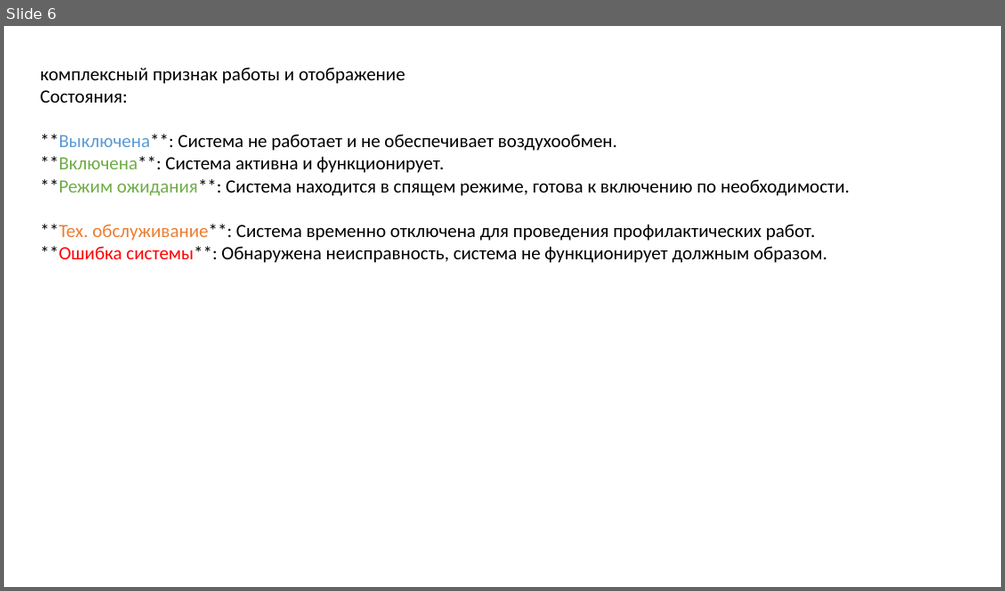
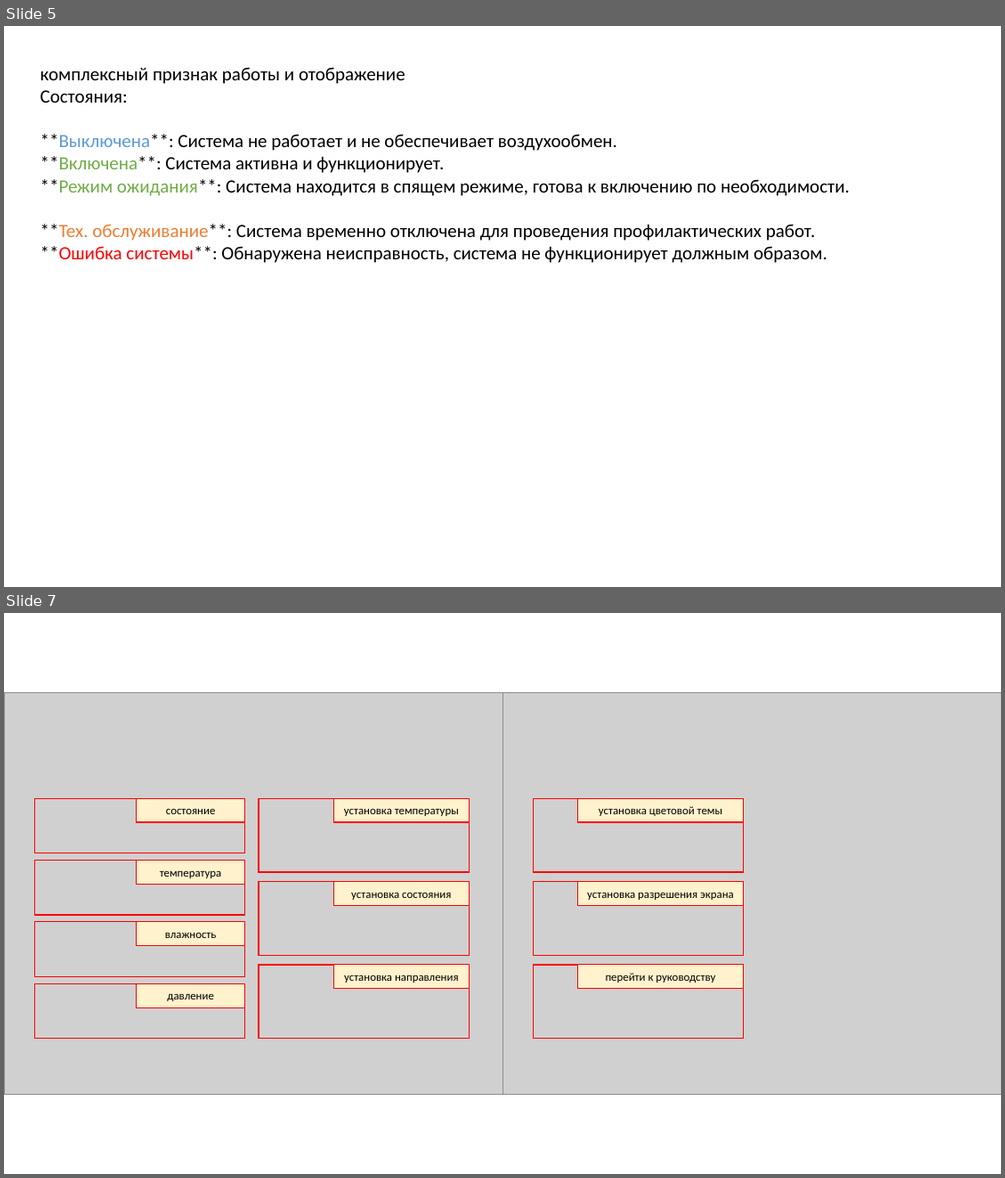
Before and after one commit to KiselkovD/test_case_air_conditioning, a slide deck: docs/sketch.pptx. Shown one above the other, each under a label of ours: slide 6 before the commit, slides 5 and 7 after it; the slides between them are not shown. The pictures are 1005x591 and 1005x1178 pixels, drawn with LibreOffice and Linux fonts; fonts in the diff are those of the drawing; grey boxes stand for pictures. Boxes give left, top, right and bottom in pixels: in the first picture for what was removed or moved away, otherwise in the second. Text is boxed around its words. In the diff, an @@ line names an element or a change of style, - is before the commit and + after.

```diff
--- a/docs/sketch.pptx
+++ b/docs/sketch.pptx
@@ slide 7 added at box(4, 613, 1001, 1174), background #FFFFFF @@
@@ picture added at box(4, 692, 502, 1094) @@
@@ picture added at box(502, 692, 1001, 1094) @@
@@ rectangle added at box(137, 798, 245, 822), fill #FFF2CC, outline #FF0000 1 pt, 11 pt, text #000000 @@
+состояние
@@ rectangle added at box(259, 798, 469, 873), outline #FF0000 1 pt @@
@@ rectangle added at box(334, 798, 469, 822), fill #FFF2CC, outline #FF0000 1 pt, 11 pt, text #000000 @@
+установка температуры
@@ rectangle added at box(534, 798, 744, 873), outline #FF0000 1 pt @@
@@ rectangle added at box(578, 798, 744, 822), fill #FFF2CC, outline #FF0000 1 pt, 11 pt, text #000000 @@
+установка цветовой темы
@@ rectangle added at box(137, 860, 245, 884), fill #FFF2CC, outline #FF0000 1 pt, 11 pt, text #000000 @@
+температура
@@ rectangle added at box(259, 882, 469, 956), outline #FF0000 1 pt @@
@@ rectangle added at box(334, 882, 469, 906), fill #FFF2CC, outline #FF0000 1 pt, 11 pt, text #000000 @@
+установка состояния
@@ rectangle added at box(534, 882, 744, 956), outline #FF0000 1 pt @@
@@ rectangle added at box(578, 882, 744, 906), fill #FFF2CC, outline #FF0000 1 pt, 11 pt, text #000000 @@
+установка разрешения экрана
@@ rectangle added at box(137, 922, 245, 946), fill #FFF2CC, outline #FF0000 1 pt, 11 pt, text #000000 @@
+влажность
@@ group added at box(34, 798, 245, 1038): 4 rectangles @@
@@ rectangle added at box(137, 984, 245, 1008), fill #FFF2CC, outline #FF0000 1 pt, 11 pt, text #000000 @@
+давление
@@ rectangle added at box(259, 965, 469, 1038), outline #FF0000 1 pt @@
@@ rectangle added at box(334, 965, 469, 989), fill #FFF2CC, outline #FF0000 1 pt, 11 pt, text #000000 @@
+установка направления
@@ rectangle added at box(534, 965, 744, 1038), outline #FF0000 1 pt @@
@@ rectangle added at box(578, 965, 744, 989), fill #FFF2CC, outline #FF0000 1 pt, 11 pt, text #000000 @@
+перейти к руководству
@@ what was slide 6 is now slide 5 @@
```
Also in this commit, not shown: 1 other slide added, 1 slide removed, 6 other files.
